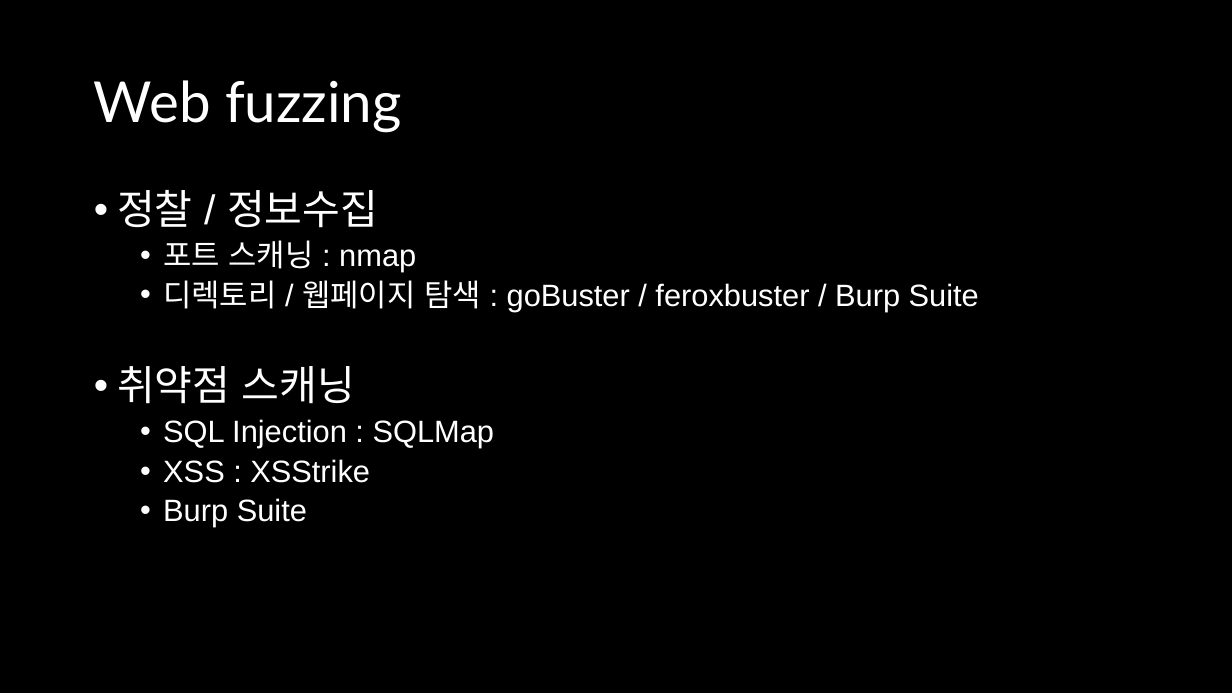
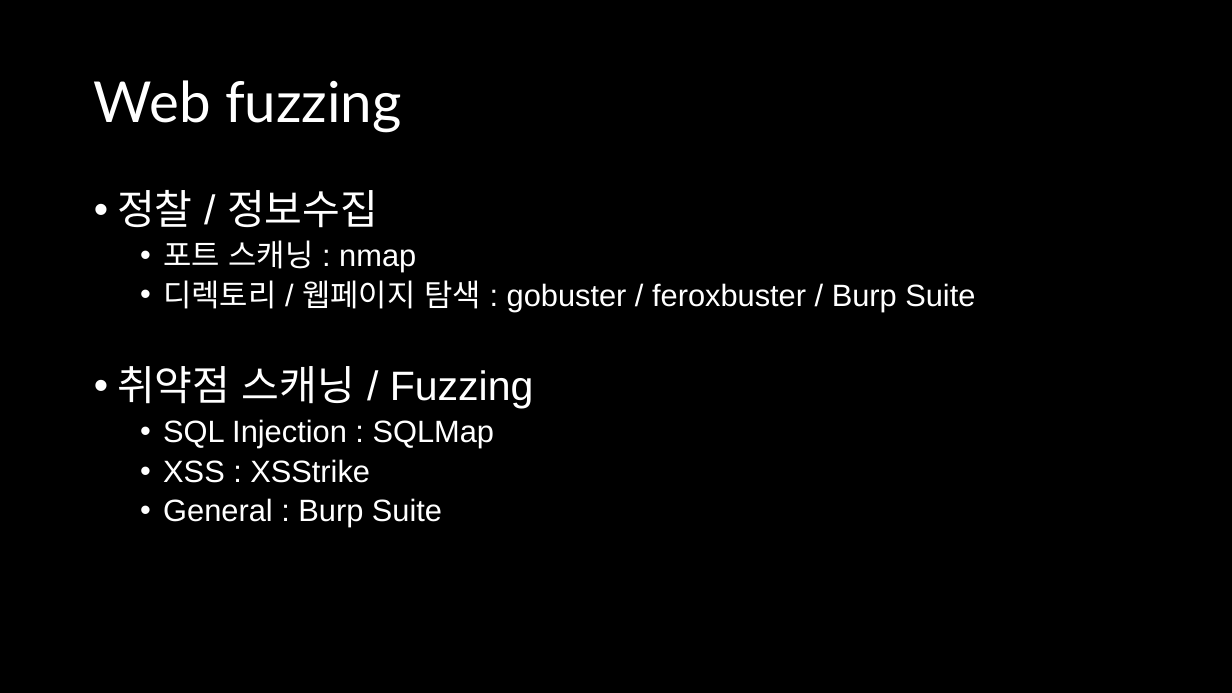
Before and after one commit to mirusu400/fuzzing-bug-hunting, a slide deck: slide 11 of 김성진_Fuzzing과 툴을 활용한 리얼월드 버그 헌팅.pptx. Drawn at 1232x693 pixels with LibreOffice and Linux fonts; fonts in the diff are those of the drawing. Boxes give left, top, right and bottom in pixels: in the first picture for what was removed or moved away, otherwise in the second. Text is boxed around its words. In the diff, an @@ line names an element or a change of style, - is before the commit and + after.

```diff
--- a/김성진_Fuzzing과 툴을 활용한 리얼월드 버그 헌팅.pptx
+++ b/김성진_Fuzzing과 툴을 활용한 리얼월드 버그 헌팅.pptx
@@ text at <box>117,280,975,409</box>: text changed @@
-  • 디렉토리 / 웹페이지 탐색 : goBuster / feroxbuster / Burp Suite
-• 취약점 스캐닝
+  • 디렉토리 / 웹페이지 탐색 : gobuster / feroxbuster / Burp Suite
+• 취약점 스캐닝 / Fuzzing
@@ text at <box>163,498,442,527</box>: text changed @@
-  • Burp Suite
+  • General : Burp Suite
```
Also in this commit, not shown: 4 other slides changed, 9 slides added.
